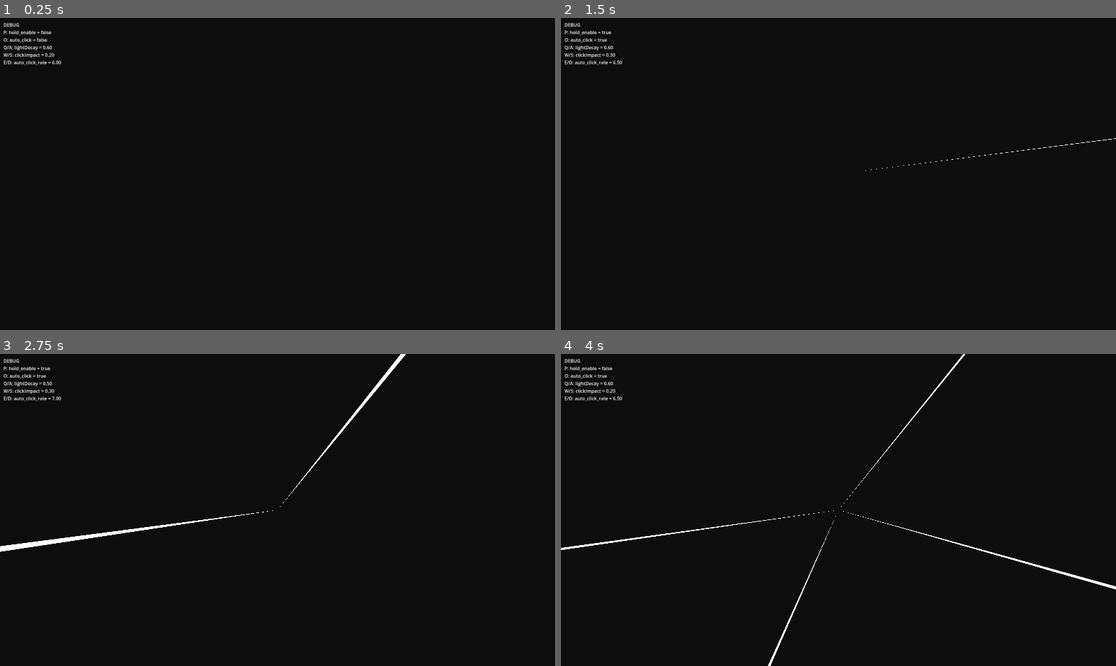
Above: before the commit, frames 1-4 (two rows, left to right).
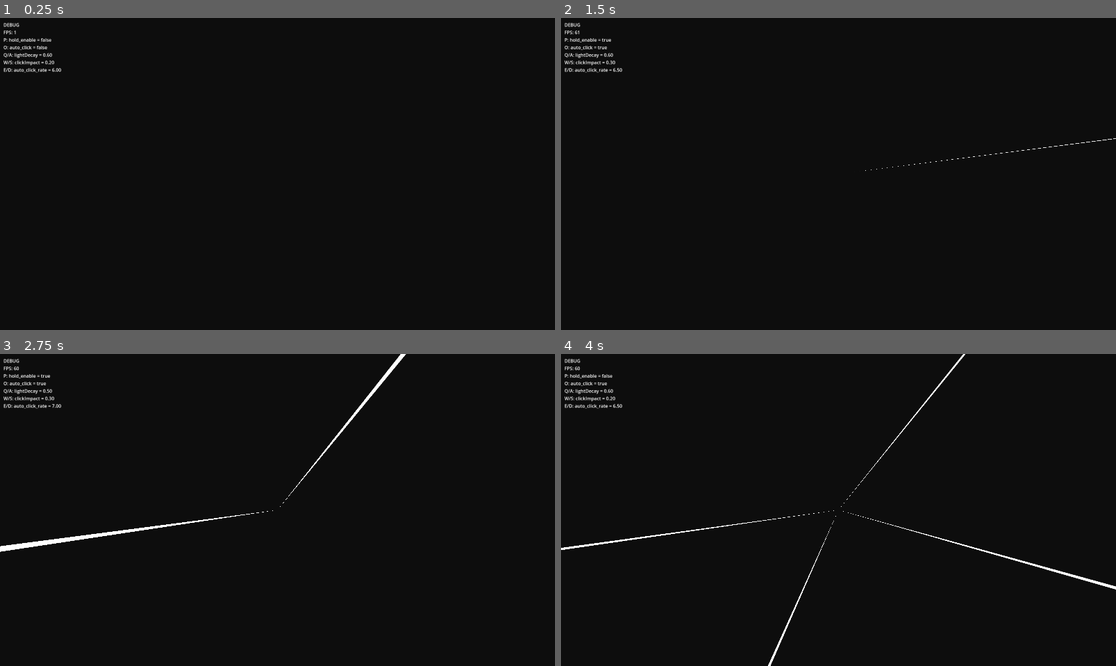
Above: after the commit, the same moments.

Repository: amirblum/OrHaolam-JLM2025
Game: Godot game, scene res://scenes/main/Main.tscn
The game is run twice, just before and just after one commit, with the same random seed, the same clock (stepped at 60 frames per second) and the same inputs.
Inputs (mouse positions are in pixels of both pictures, inside the frame that each line leads up to):
- Up to frame 1 (0.25 s): no input
- Up to frame 2 (1.5 s): tap Enter at 0.5 s; move the mouse to (960, 158) at 0.52 s; hold D 0.53-1.28 s; tap P at 0.6 s; click (960, 158) at 0.67 s; tap Space at 0.77 s; move the mouse to (727, 189) at 1.27 s; hold S from 1.28 s (still down); tap O at 1.35 s
- Up to frame 3 (2.75 s): tap Space at 1.52 s; move the mouse to (333, 441) at 2.02 s; release S at 2.03 s; hold D from 2.03 s (still down); tap Q at 2.1 s
- Up to frame 4 (4 s): move the mouse to (810, 572) at 2.77 s; release D at 2.78 s; hold W 2.78-3.53 s; tap E at 2.85 s; click (810, 572) at 2.92 s; tap Space at 3.02, 3.77 s; move the mouse to (1005, 556) at 3.52 s; hold A from 3.53 s (still down); tap P at 3.6 s

The runs differ from the first frame. In frame 1, 0.5% of the frame differs, in the area x 0-12%, y 4-18%; in frame 2, 0.4%; in frame 3, 0.4%; in frame 4, 0.5%.

Commit message:
Added FPS to debug menu

Diff:
--- a/scenes/DEBUG/Debug.gd
+++ b/scenes/DEBUG/Debug.gd
@@ -83,8 +83,10 @@
 	_label.text = _status_text()
 
 func _status_text() -> String:
+	var fps := Engine.get_frames_per_second()
 	return (
 		"DEBUG\n"
+		+ "FPS: %d\n" % fps
 		+ "P: hold_enable = %s\n" % str(player.get("hold_enable"))
 		+ "O: auto_click = %s\n" % str(player.get("auto_click"))
 		+ "Q/A: lightDecay = %.2f\n" % float(player.get("lightDecay"))
